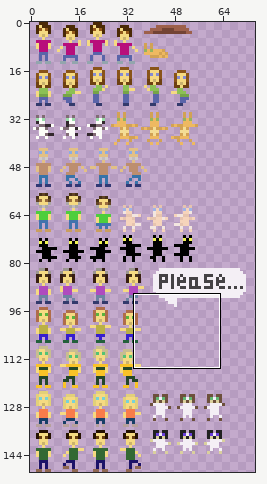
Sprite sheet -- demo/sarah/resources/images/dance.png. The first picture is a wide view before the edit; the outline marks the close-up.
Close-up. Before the edit:
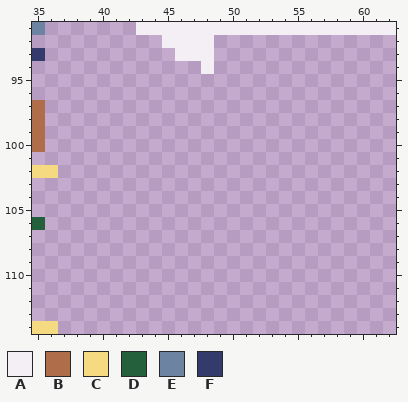
The file is 75x150 pixels. Colours within 5 levels of each other are drawn and written as one. Shown: x 35..62, y 91..114.
Palette (. is transparent): A #f4eff5  B #af6d4a  C #f5da82  D #23603b  E #6d83a2  F #333a6c
Pixels before, first column x 35:
 91 E.......AAAAAAAAAAAAAAAAAAAA
 92 ..........AAAA..............
 93 F..........AAA..............
 94 .............A..............
 95 ............................
 96 ............................
 97 B...........................
 98 B...........................
 99 B...........................
100 B...........................
101 ............................
102 CC..........................
103 ............................
104 ............................
105 ............................
106 D...........................
107 ............................
108 ............................
109 ............................
110 ............................
111 ............................
112 ............................
113 ............................
114 CC..........................
New version:
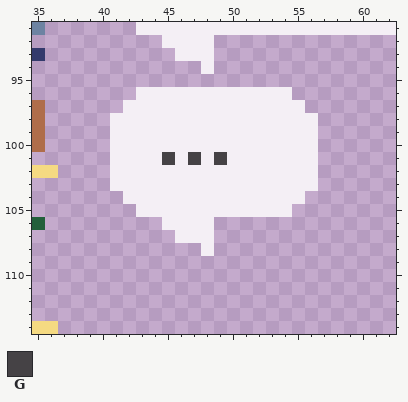
Colours new in this view: G #454245
Edits made:
Changed rows in their new state; - is an unchanged pixel.
first column x 41:
 96 --AAAAAAAAAAAA--
 97 -AAAAAAAAAAAAAA-
 98 AAAAAAAAAAAAAAAA
 99 AAAAAAAAAAAAAAAA
100 AAAAAAAAAAAAAAAA
101 AAAAGAGAGAAAAAAA
102 AAAAAAAAAAAAAAAA
103 AAAAAAAAAAAAAAAA
104 -AAAAAAAAAAAAAA-
105 --AAAAAAAAAAAA--
106 ----AAAA--------
107 -----AAA--------
108 -------A--------
Where, in picture pixels (left, top, right, bottom), the same in both close-ups:
added: (110, 87, 318, 256)
